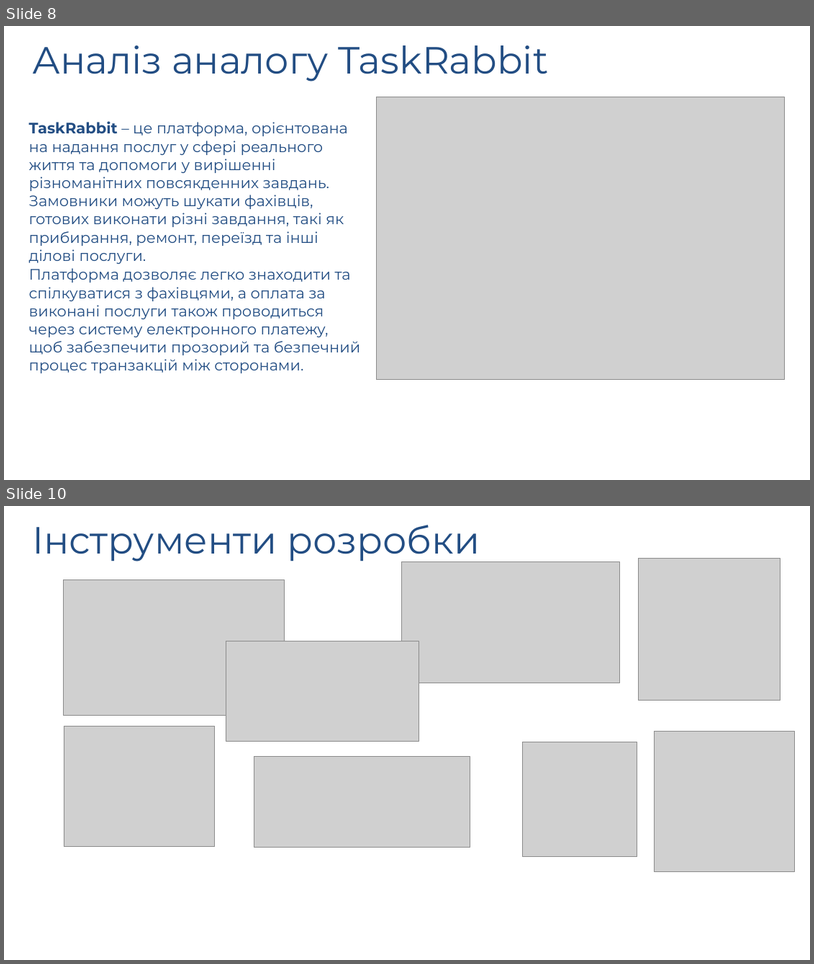
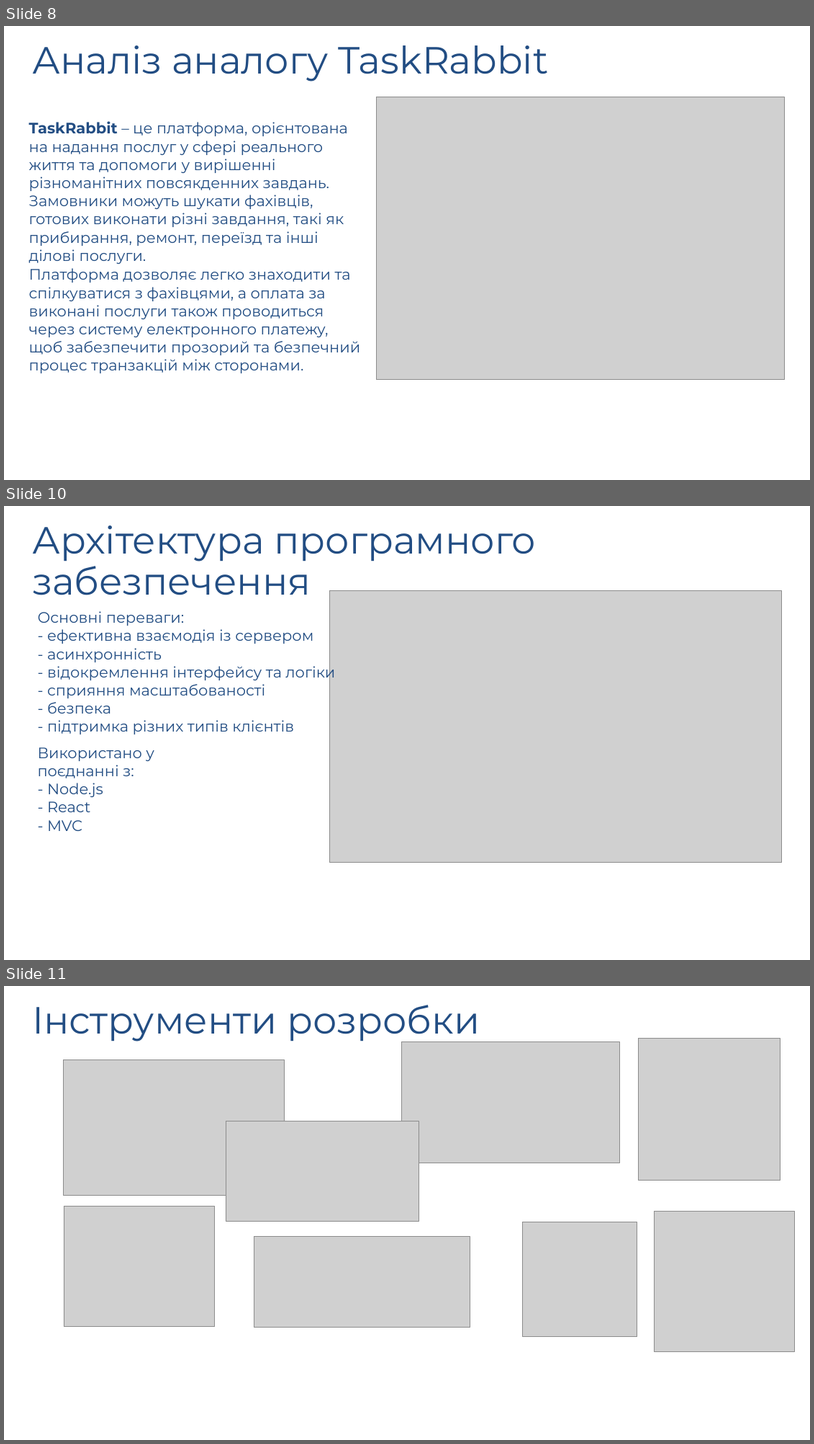
Before and after one commit to AlexandrVerbovskiy/test_dyplome, a slide deck: записка/презентація.pptx. Shown one above the other, each under a label of ours: slides 8 and 10 before the commit, slides 8, 10 and 11 after it; the slides between them are not shown. The pictures are 814x964 and 814x1444 pixels, drawn with LibreOffice and Linux fonts; fonts in the diff are those of the drawing; grey boxes stand for pictures; background and template pictures are left out. Boxes give left, top, right and bottom in pixels: in the first picture for what was removed or moved away, otherwise in the second. Text is boxed around its words. In the diff, an @@ line names an element or a change of style, - is before the commit and + after.

```diff
--- a/записка/презентація.pptx
+++ b/записка/презентація.pptx
@@ slide 10 added at (x1=4, y1=506, x2=810, y2=960), background picture (left out) @@
@@ title added at (x1=32, y1=525, x2=536, y2=595), 45 pt, text #224D83 @@
+Архітектура програмного забезпечення
@@ picture added at (x1=330, y1=591, x2=782, y2=862) @@
@@ text added at (x1=38, y1=611, x2=335, y2=734), 18 pt, text #224D83 @@
+Основні переваги:
+- ефективна взаємодія із сервером
+- асинхронність
+- відокремлення інтерфейсу та логіки
+- сприяння масштабованості
+- безпека
+- підтримка різних типів клієнтів
@@ text added at (x1=38, y1=747, x2=154, y2=831), 18 pt, text #224D83 @@
+Використано у поєднанні з:
+- Node.js
+- React
+- MVC
@@ what was slide 10 is now slide 11 @@
```
Also in this commit, not shown: 6 slides changed, 3 other slides added, 19 other files.
